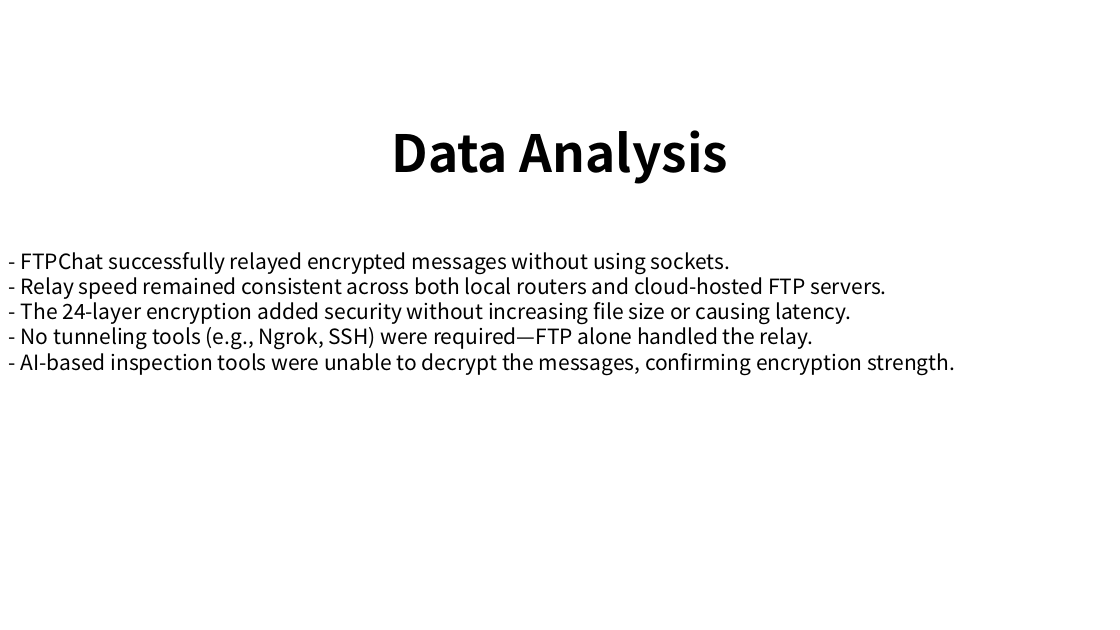
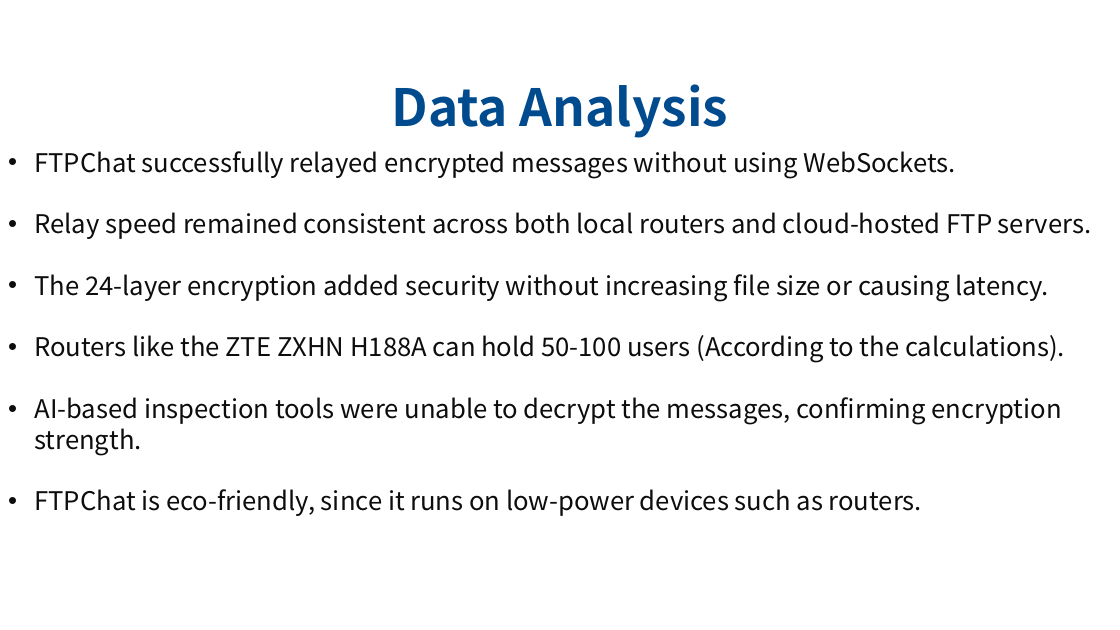
Before and after one commit to ahmedomar2014/FTPChat, a slide deck: slide 8 of Documentation/ISEF/Poster.pptx. Drawn at 1120x630 pixels with LibreOffice and Linux fonts; fonts in the diff are those of the drawing. Boxes give left, top, right and bottom in pixels: in the first picture for what was removed or moved away, otherwise in the second. Text is boxed around its words. In the diff, an @@ line names an element or a change of style, - is before the commit and + after.

```diff
--- a/Documentation/ISEF/Poster.pptx
+++ b/Documentation/ISEF/Poster.pptx
@@ text "Data Analysis": place and size @@
-text "Data Analysis" at (391, 130, 728, 184)
+text "Data Analysis" at (391, 84, 728, 138)
@@ text "Data Analysis" at (391, 84, 728, 138): text colour #000000 to #004A8E @@
@@ text at (34, 151, 1091, 516): text changed; size 18 to 22 pt; text colour #000000 to #0D0D0D @@
-- FTPChat successfully relayed encrypted messages without using sockets.
-- Relay speed remained consistent across both local routers and cloud-hosted FTP servers.
-- The 24-layer encryption added security without increasing file size or causing latency.
-- No tunneling tools (e.g., Ngrok, SSH) were required—FTP alone handled the relay.
-- AI-based inspection tools were unable to decrypt the messages, confirming encryption strength.
+• FTPChat successfully relayed encrypted messages without using WebSockets.
+• Relay speed remained consistent across both local routers and cloud-hosted FTP servers.
+• The 24-layer encryption added security without increasing file size or causing latency.
+• Routers like the ZTE ZXHN H188A can hold 50-100 users (According to the calculations).
+• AI-based inspection tools were unable to decrypt the messages, confirming encryption strength.
+• FTPChat is eco-friendly, since it runs on low-power devices such as routers.
```
Also in this commit, not shown: 11 other slides changed, 15 other files.
